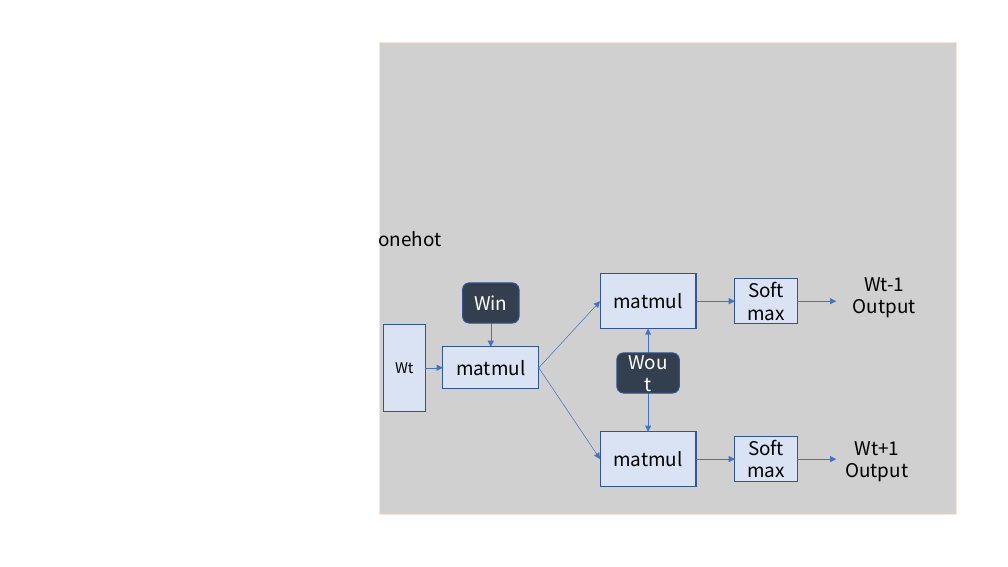
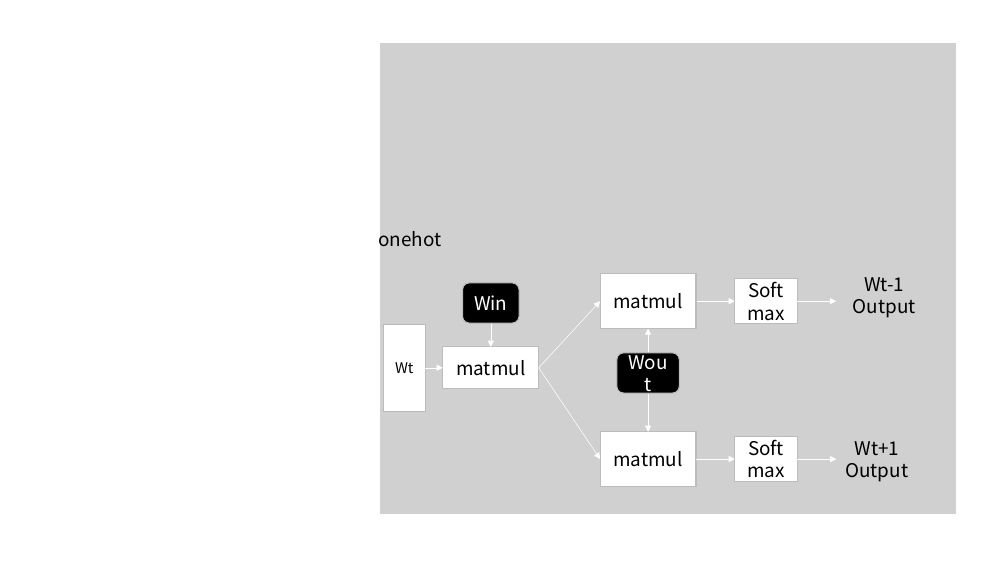
Before and after one commit to Poler382/thesis, a slide deck: slide 12 of pptx/図を作る用.pptx (slide 7 before the commit). Drawn at 1008x567 pixels with LibreOffice and Linux fonts; fonts in the diff are those of the drawing; grey boxes stand for pictures. Boxes give left, top, right and bottom in pixels: in the first picture for what was removed or moved away, otherwise in the second. Text is boxed around its words. In the diff, an @@ line names an element or a change of style, - is before the commit and + after.

```diff
--- a/pptx/図を作る用.pptx
+++ b/pptx/図を作る用.pptx
@@ rounded rectangle "Win" at box(463, 283, 520, 323): fill #333F50 to #000000; outline #325491 1 pt to #BCBDBC 1 pt @@
@@ arrow (491, 323) - (491, 347): stroke #4472C4 0.5 pt to #FEFFFE 0.5 pt @@
@@ arrow (539, 368) - (600, 301): stroke #4472C4 0.5 pt to #FEFFFE 0.5 pt @@
@@ arrow (648, 353) - (648, 328): stroke #4472C4 0.5 pt to #FEFFFE 0.5 pt @@
@@ arrow (696, 301) - (735, 301): stroke #4472C4 0.5 pt to #FEFFFE 0.5 pt @@
@@ arrow (798, 301) - (836, 301): stroke #4472C4 0.5 pt to #FEFFFE 0.5 pt @@
@@ rounded rectangle "Wout" at box(617, 353, 680, 393): fill #333F50 to #000000; outline #325491 1 pt to #BCBDBC 1 pt @@
@@ arrow (425, 368) - (443, 368): stroke #4472C4 0.5 pt to #FEFFFE 0.5 pt @@
@@ arrow (539, 368) - (600, 459): stroke #4472C4 0.5 pt to #FEFFFE 0.5 pt @@
@@ arrow (648, 393) - (648, 432): stroke #4472C4 0.5 pt to #FEFFFE 0.5 pt @@
@@ fill #DAE3F3 to #FFFFFF; outline #325491 1 pt to #BCBDBC 1 pt in 6 elements at box(383, 324, 425, 411), box(443, 347, 539, 389), box(600, 432, 696, 486), box(735, 278, 797, 324), box(600, 274, 696, 328), box(735, 436, 797, 482) @@
@@ arrow (696, 459) - (735, 459): stroke #4472C4 0.5 pt to #FEFFFE 0.5 pt @@
@@ arrow (798, 459) - (836, 459): stroke #4472C4 0.5 pt to #FEFFFE 0.5 pt @@
```
Also in this commit, not shown: 4 other slides changed, 6 slides added, 1 slide removed, 15 other files.
